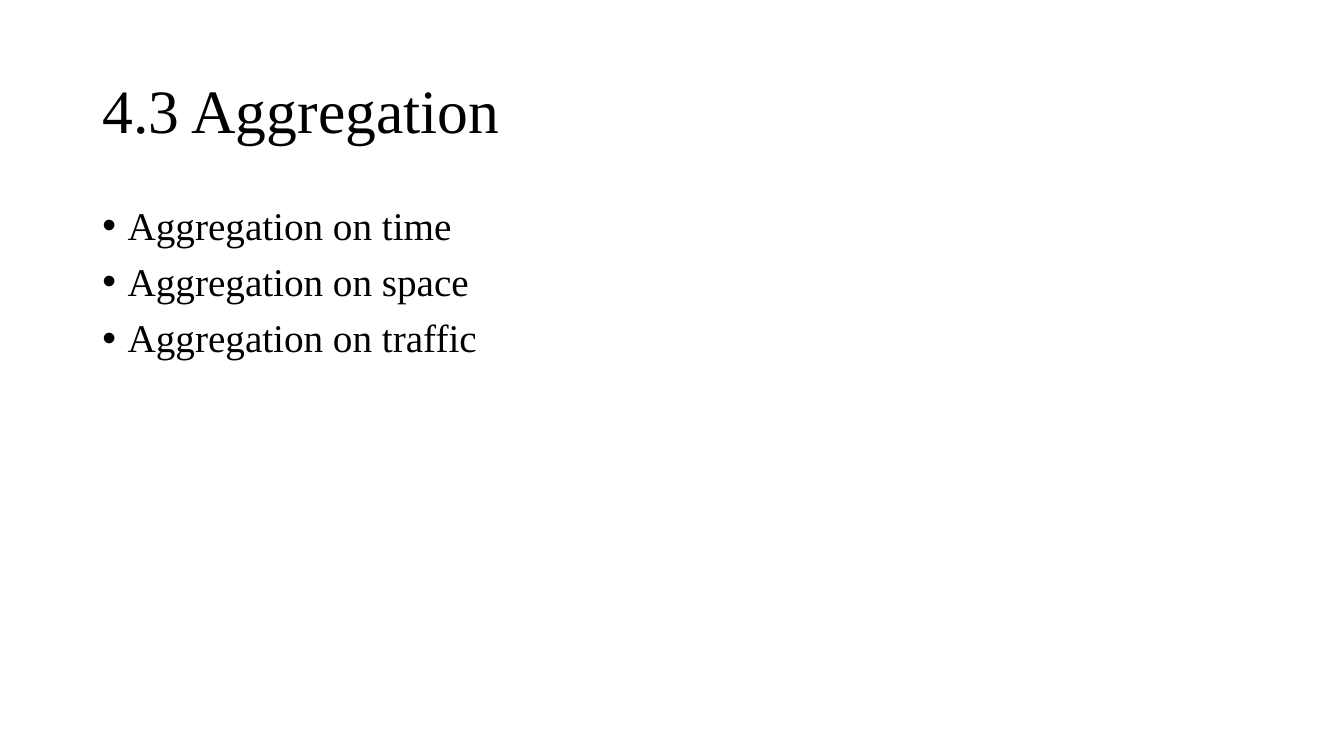
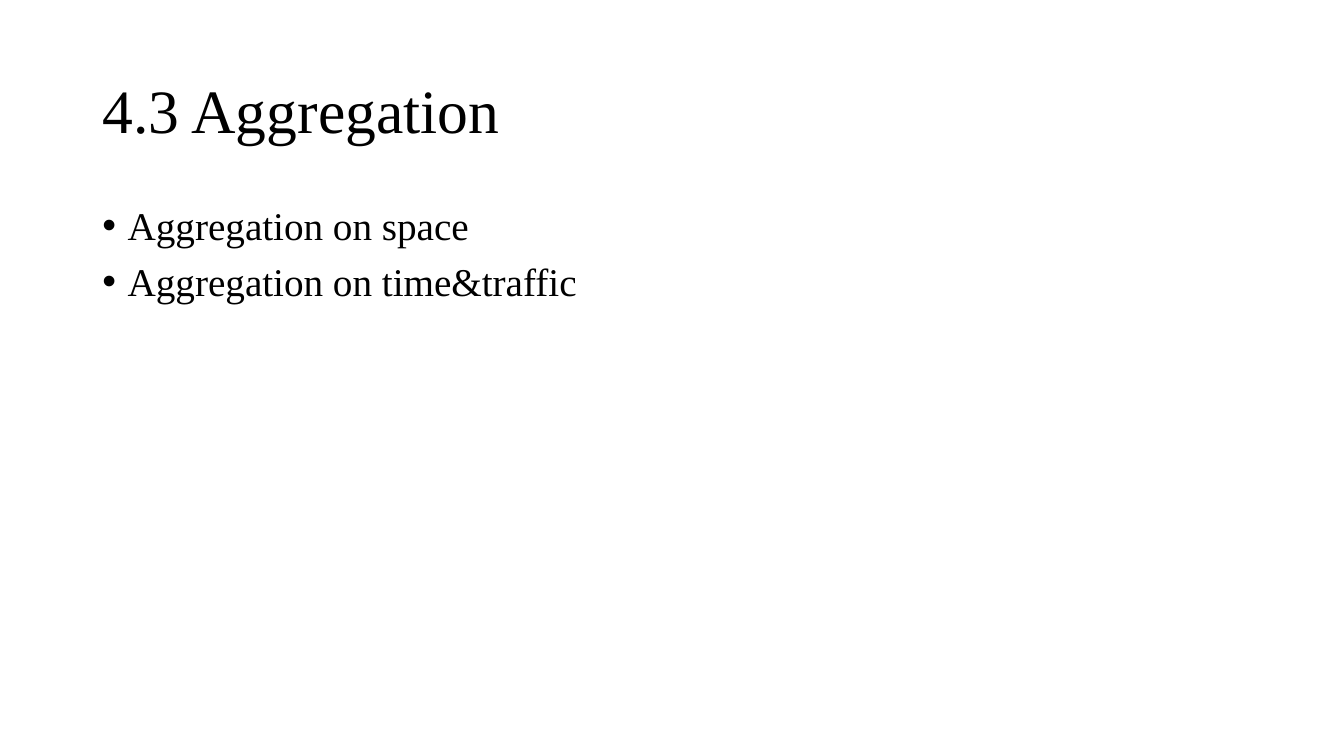
Before and after one commit to Lipox/Dimension, a slide deck: slide 26 of dimensions.pptx. Drawn at 1344x756 pixels with LibreOffice and Linux fonts; fonts in the diff are those of the drawing. Boxes give left, top, right and bottom in pixels: in the first picture for what was removed or moved away, otherwise in the second. Text is boxed around its words. In the diff, an @@ line names an element or a change of style, - is before the commit and + after.

```diff
--- a/dimensions.pptx
+++ b/dimensions.pptx
@@ text at [128, 214, 452, 247]: paragraph removed @@
-• Aggregation on time
@@ text at [128, 268, 577, 304]: text changed @@
-• Aggregation on traffic
+• Aggregation on time&traffic
```
Also in this commit, not shown: 1 other slide changed, 1 slide removed.
